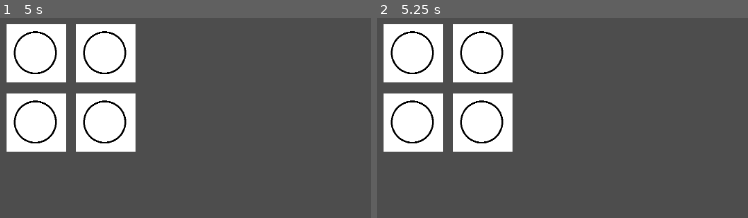
Above: before the commit, frames 1-2 (left to right).
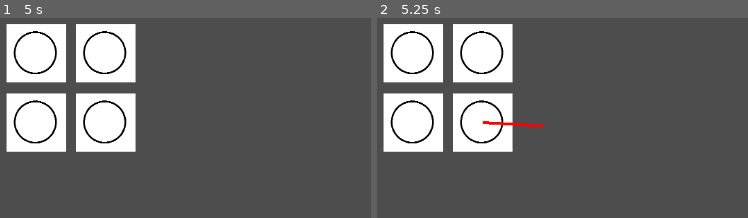
Above: after the commit, the same moments.

Repository: NodalGame/Nodal
Game: Godot game, scene res://mainscreen.tscn
Same seed, same stepped clock (60 frames per second), same inputs: the game is played once before the commit and once after it.
Inputs (mouse positions are % of the whole screen's width and height, from its top left):
- Up to frame 1 (5 s): click (68, 84) at 0.5 s; tap Enter at 1.25, 2.75, 4.25 s; move the mouse to (73, 42) at 1.27 s; click (73, 42) at 1.42 s; tap Space at 2, 3.5 s; drag from (28, 53) to (44, 70) at 2.02 s; move the mouse to (60, 23) at 2.77 s; click (60, 23) at 2.92 s; drag from (44, 70) to (17, 31) at 3.52 s; move the mouse to (82, 64) at 4.27 s; click (82, 64) at 4.42 s
- Up to frame 2 (5.25 s): tap Space at 5 s; drag from (17, 31) to (33, 20) at 5.02 s
The pictures show only the part of the screen within x 0-50%, y 0-50%; the shares and areas given below are measured in that part.

Frame 1 is identical in both runs. In frame 2, 0.3% of the frame differs, in the area x 28-46%, y 51-55%.

Commit message:
fixed node connection demo

Diff:
--- a/nodalgodot/logic/load_puzzle.gd
+++ /dev/null
@@ -1,24 +0,0 @@
-extends Node2D
-
-
-# Preload the custom node
-var CustomNode2D = preload("res://logic/objects/node.gd")
-var custom_nodes: GameNode
-
-func _ready():
-	pass
-
-func _load_puzzle():
-	print("loading puzzle")
-	# Naively loads a 2x2 puzzle
-	var node_0 = CustomNode2D.new(100, 100)
-	var node_1 = CustomNode2D.new(100, 200)
-	var node_2 = CustomNode2D.new(200, 100)
-	var node_3 = CustomNode2D.new(200, 200)
-
-	add_child(node_0)
-	add_child(node_1)
-	add_child(node_2)
-	add_child(node_3)
-
-	return [node_0, node_1, node_2, node_3]
--- /dev/null
+++ b/nodalgodot/logic/objects/GameNode.gd
@@ -0,0 +1,47 @@
+extends Node2D
+class_name GameNode
+
+# Class member variables for x and y coordinates
+var x: float
+var y: float
+var sprite: Sprite2D
+var sprite_position: Vector2
+
+# Constructor
+func _init(init_x: float, init_y: float):
+	x = init_x
+	y = init_y
+	# Optionally, set the position of the Node2D to the x/y coordinates
+	position = Vector2(x, y)
+
+	# Create a Sprite node and add it as a child of this node
+	sprite = Sprite2D.new()
+	add_child(sprite)
+	# Optionally, set the texture of the sprite
+	sprite.texture = preload("res://sprite_imgs/EmptyNode.png")
+
+	# Additional setup for the sprite can go here
+	# For example, you might want to center the sprite, adjust its scale, etc.
+	sprite.centered = true
+	sprite.scale = Vector2(0.5, 0.5)
+	sprite.visible = true
+
+	sprite_position = sprite.global_position
+
+# Example function to demonstrate using the x and y coordinates
+func print_coordinates():
+	print("X: ", x, ", Y: ", y)
+
+# Called when the node enters the scene tree for the first time.
+func _ready():
+	pass # Replace with function body.
+
+
+# Called every frame. 'delta' is the elapsed time since the previous frame.
+func _process(delta):
+	pass
+
+
+# Boolean returning if mouse intercepts the texture of the node
+func intercepts(mouse_position):
+	return mouse_position.distance_to(sprite_position) <= 50.0
--- /dev/null
+++ b/nodalgodot/logic/objects/LineHandler.gd
@@ -0,0 +1,78 @@
+extends Node2D
+class_name LineHandler
+
+var is_dragging = false
+var start_node = null
+var game_nodes: Array[GameNode]
+var active_line: Line2D
+var lines: Array[Line2D]
+
+
+func _init(nodes):
+	print("init linehandler")
+	game_nodes = nodes
+
+
+func _ready():
+	pass
+
+func _input(event):
+	if event is InputEventMouseButton:
+		if event.button_index == MOUSE_BUTTON_LEFT and event.pressed:
+			print("pressed")
+			# Check if a draggable node was clicked
+			var clicked_node = get_node_at_mouse_position(event.position)
+			if clicked_node:
+				start_drag(clicked_node)
+		elif event.button_index == MOUSE_BUTTON_LEFT and not event.pressed:
+			print("notpressed")
+			if is_dragging:
+				print("dragging")
+				# Check if released over a draggable node
+				var released_node = get_node_at_mouse_position(event.position)
+				if released_node and released_node != start_node:
+					print("got released node", released_node)
+					end_drag(released_node)
+				else:
+					cancel_drag()
+
+	elif event is InputEventMouseMotion and is_dragging and active_line:
+		# Update the line to follow the mouse cursor
+		active_line.points[1] = event.position
+
+func start_drag(node):
+	print("start drag")
+	start_node = node
+	is_dragging = true
+
+	# init new line
+	active_line = Line2D.new()
+	add_child(active_line)
+	active_line.width = 4
+	active_line.default_color = Color(1, 0, 0)  # Red color
+
+	active_line.points = [start_node.global_position, start_node.global_position]  # Start and end at the node
+	active_line.z_index = 1
+
+func end_drag(node):
+	print("end drag")
+	is_dragging = false
+
+	# kill line if exists
+	if active_line:
+		active_line.points[1] = node.global_position  # End the line at the second node's position
+		lines.append(active_line)
+		active_line = null
+
+func cancel_drag():
+	is_dragging = false
+	active_line.points = []
+	active_line = null
+
+func get_node_at_mouse_position(mouse_position):
+	for node in game_nodes:
+		print("checking node")
+		if node.intercepts(mouse_position):
+			print("intercepts")
+			return node
+	return null
--- a/nodalgodot/logic/objects/line.gd
+++ /dev/null
@@ -1,54 +0,0 @@
-extends Node2D
-
-var is_dragging = false
-var line = Line2D.new()
-var start_node = null
-
-
-func _ready():
-	add_child(line)
-	line.width = 4
-	line.default_color = Color(1, 0, 0)  # Red color
-
-func _input(event):
-	if event is InputEventMouseButton:
-		if event.button_index == MOUSE_BUTTON_LEFT and event.pressed:
-			# Check if a draggable node was clicked
-			var clicked_node = get_node_at_mouse_position(event.position)
-			if clicked_node:
-				start_drag(clicked_node)
-		elif event.button_index == MOUSE_BUTTON_LEFT and not event.pressed:
-			if is_dragging:
-				# Check if released over a draggable node
-				var released_node = get_node_at_mouse_position(event.position)
-				if released_node and released_node != start_node:
-					end_drag(released_node)
-				else:
-					cancel_drag()
-
-	elif event is InputEventMouseMotion and is_dragging:
-		# Update the line to follow the mouse cursor
-		line.points[1] = event.position
-
-func start_drag(node):
-	print("start drag")
-	start_node = node
-	is_dragging = true
-	line.points = [start_node.global_position, start_node.global_position]  # Start and end at the node
-	line.z_index = 1
-
-func end_drag(node):
-	print("end drag")
-	is_dragging = false
-	line.points[1] = node.global_position  # End the line at the second node's position
-
-func cancel_drag():
-	is_dragging = false
-	line.points = []  # Clear the line points
-
-func get_node_at_mouse_position(mouse_position):
-	for node in get_parent().custom_nodes:
-		if node.intercepts(mouse_position):
-			print("intercepts")
-			return node
-	return null
--- a/nodalgodot/logic/objects/node.gd
+++ /dev/null
@@ -1,49 +0,0 @@
-extends Node2D
-class_name GameNode
-
-# Class member variables for x and y coordinates
-var x: float
-var y: float
-var sprite: Sprite2D
-
-# Constructor
-func _init(init_x: float, init_y: float):
-	x = init_x
-	y = init_y
-	# Optionally, set the position of the Node2D to the x/y coordinates
-	position = Vector2(x, y)
-
-	# Create a Sprite node and add it as a child of this node
-	sprite = Sprite2D.new()
-	add_child(sprite)
-	# Optionally, set the texture of the sprite
-	sprite.texture = preload("res://sprite_imgs/EmptyNode.png")
-
-	# Additional setup for the sprite can go here
-	# For example, you might want to center the sprite, adjust its scale, etc.
-	sprite.centered = true
-	sprite.scale = Vector2(0.5, 0.5)
-	sprite.visible = true
-
-	add_to_group("puzzle_nodes")
-
-	print_coordinates()
-
-# Example function to demonstrate using the x and y coordinates
-func print_coordinates():
-	print("X: ", x, ", Y: ", y)
-
-# Called when the node enters the scene tree for the first time.
-func _ready():
-	pass # Replace with function body.
-
-
-# Called every frame. 'delta' is the elapsed time since the previous frame.
-func _process(delta):
-	pass
-
-
-# Boolean returning if mouse intercepts the texture of the node
-func intercepts(mouse_position):
-	print("calling intercepts with mouse", mouse_position, "and sprite", sprite.get_rect())
-	return sprite.get_rect().has_point(mouse_position)
--- a/nodalgodot/puzzlescreen.gd
+++ b/nodalgodot/puzzlescreen.gd
@@ -1,22 +1,33 @@
 extends Node2D
 
-var load_puzzle = preload("res://logic/load_puzzle.gd")
-var lines = preload("res://logic/objects/line.gd")
-var custom_nodes
+var LineHandler = preload("res://logic/objects/LineHandler.gd")
+var GameNode = preload("res://logic/objects/GameNode.gd")
+var game_nodes: Array[GameNode]
 
 # This will get a specific puzzle ID to load on each instantiation
 func _init():
-	var line = lines.new()
-	add_child(line)
+	print("readying puzzlescreen")
+
+	# Naively loads a 2x2 puzzle
+	var node_0 = GameNode.new(100, 100)
+	var node_1 = GameNode.new(100, 200)
+	var node_2 = GameNode.new(200, 100)
+	var node_3 = GameNode.new(200, 200)
+
+	add_child(node_0)
+	add_child(node_1)
+	add_child(node_2)
+	add_child(node_3)
+
+	game_nodes = [node_0, node_1, node_2, node_3]
+
+	var lineHandler = LineHandler.new(game_nodes)
+	add_child(lineHandler)
 
 
 # Called when the node enters the scene tree for the first time.
 func _ready():
-	print("readying puzzlescreen")
-	var puzzle = load_puzzle.new()
-
-	add_child(puzzle)
-	custom_nodes = puzzle._load_puzzle()
+	pass
 
 
 # Called every frame. 'delta' is the elapsed time since the previous frame.
Not shown, removed: nodalgodot/background_imgs/PASL_Maps_Image_v3.png.import
Binary file added: nodalgodot/background_imgs/bottom_left_bg.png
Not shown, added: nodalgodot/background_imgs/bottom_left_bg.png.import
Binary file added: nodalgodot/background_imgs/bottom_right_bg.png
Not shown, added: nodalgodot/background_imgs/bottom_right_bg.png.import
Binary file added: nodalgodot/background_imgs/crossed_lines_bg.png
Not shown, added: nodalgodot/background_imgs/crossed_lines_bg.png.import
Binary file added: nodalgodot/background_imgs/horizontal_line_bg.png
Not shown, added: nodalgodot/background_imgs/horizontal_line_bg.png.import
Binary file added: nodalgodot/background_imgs/side_bg.png
Not shown, added: nodalgodot/background_imgs/side_bg.png.import
Binary file added: nodalgodot/background_imgs/top_bg.png
(and 8 more such lines)
